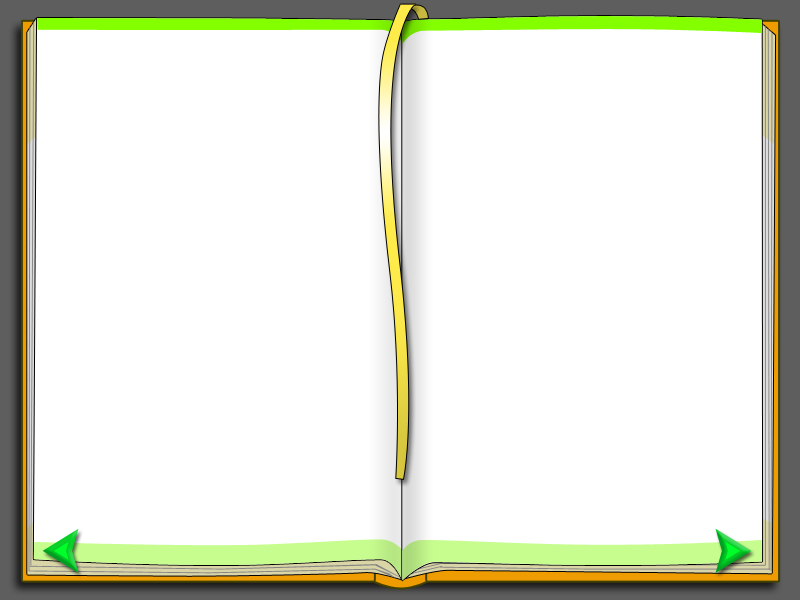
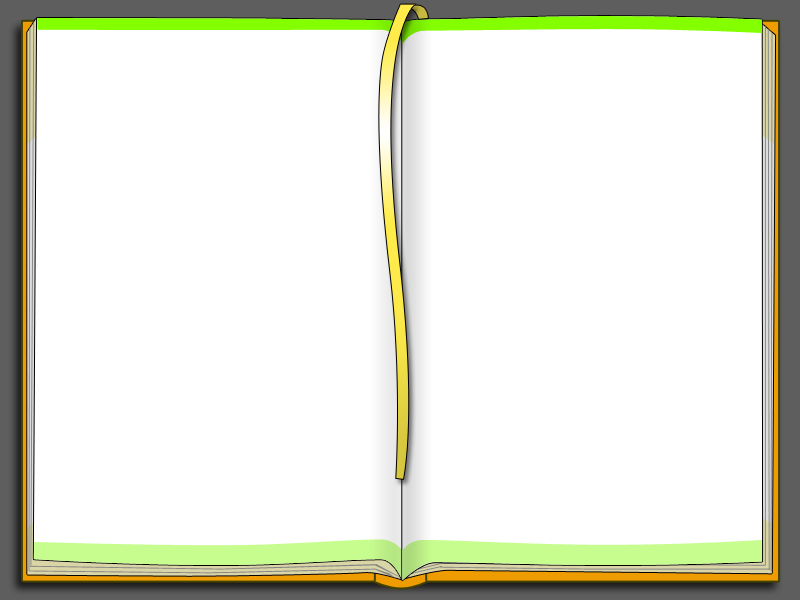
Layer changes from the first 800px x 600px image to the second:
hid group "arrows" (4 layers) over [42, 528, 752, 573]
